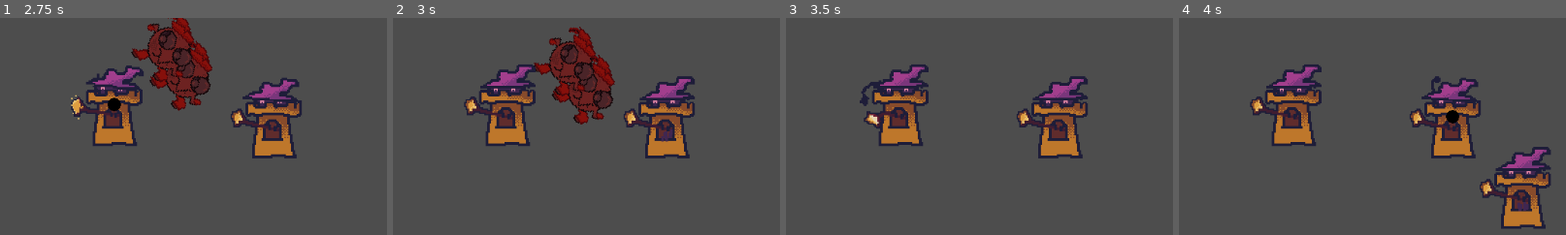
Above: before the commit, frames 1-4 (left to right).
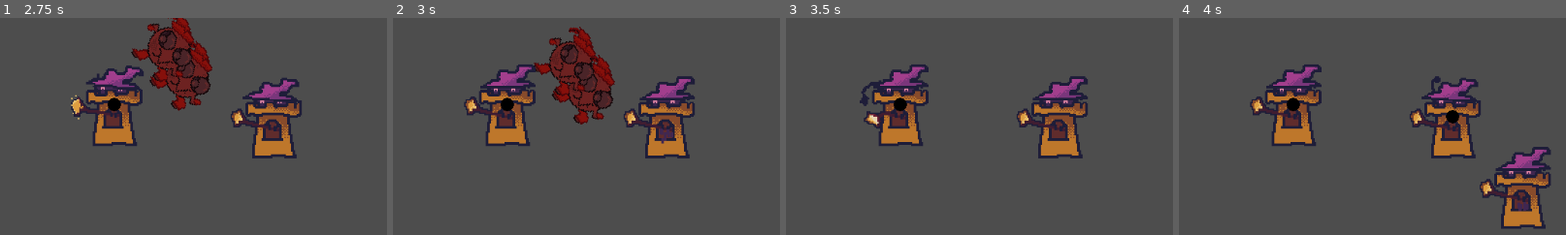
Above: after the commit, the same moments.

Repository: MagnusLucas/BrackeysAugust26
Game: Godot game, scene res://scenes/main_menu.tscn
Same seed, same stepped clock (60 frames per second), same inputs: the game is played once before the commit and once after it. The engine's default icon, where the game draws it, is replaced by a stand-in: a white triangle on a blue panel in a dark square.
Inputs (mouse positions are % of the whole screen's width and height, from its top left):
- Up to frame 1 (2.75 s): click (50, 48) at 0.5 s; move the mouse to (36, 30) at 1.27 s; click (36, 30) at 1.42 s; move the mouse to (15, 51) at 2.02 s; click (15, 51) at 2.17 s
- Up to frame 2 (3 s): move the mouse to (36, 54) at 2.77 s; click (36, 54) at 2.92 s
- Up to frame 3 (3.5 s): no input
- Up to frame 4 (4 s): move the mouse to (45, 70) at 3.52 s; click (45, 70) at 3.67 s
The pictures show only the part of the screen within x 1-51%, y 31-81%; the shares and areas given below are measured in that part.

Frame 1 is identical in both runs. In frame 2, 0.2% of the frame differs, in the area x 27-73%, y 36-59%; in frame 3, 0.2%; in frame 4, 0.2%.

Commit message:
fix from yesterdat
cghj

Diff:
--- a/scenes/bullet/bullet.tscn
+++ b/scenes/bullet/bullet.tscn
@@ -18,6 +18,7 @@
 fill_from = Vector2(0.5, 0.5)
 
 [node name="Bullet" type="Area2D" unique_id=1626648985 node_paths=PackedStringArray("lifetime_timer")]
+top_level = true
 collision_layer = 8
 collision_mask = 2
 script = ExtResource("1_83itf")
--- a/scenes/tower/tower.gd
+++ b/scenes/tower/tower.gd
@@ -39,6 +39,7 @@
 		TowerStats.AttackShape.BULLET:
 			var direction := target.global_position - bullet_spawner.global_position
 			var bullet := Bullet.spawn_bullet(50, direction, 10, tower_stats.damage_per_bullet, tower_area_2d)
+			bullet.position = global_position
 			bullet_spawner.add_child.call_deferred(bullet)
 		TowerStats.AttackShape.AREA:
 			area_attack_visual.attack()
